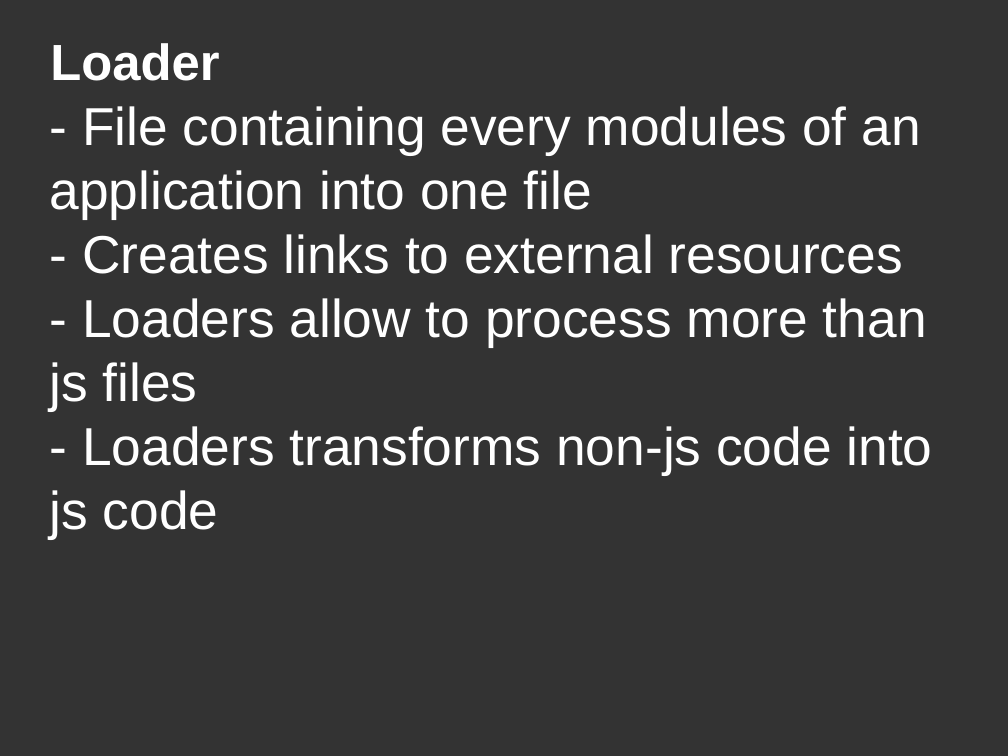
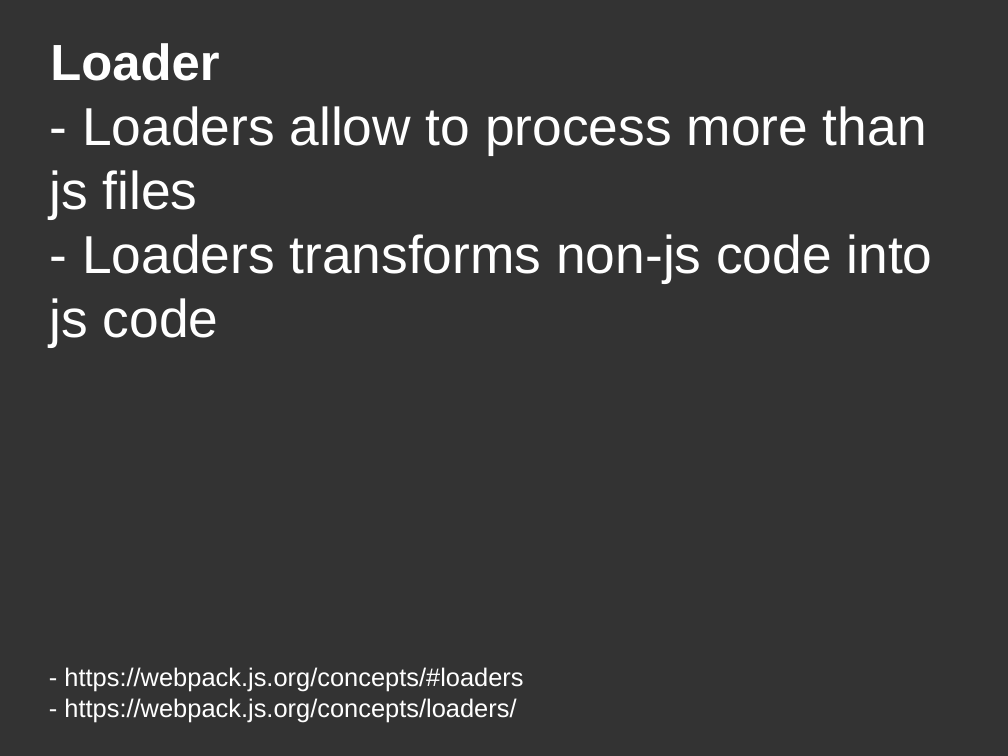
Before and after one commit to DanYellow/misc-tests, a slide deck: slide 7 of webpack-presentation-examples/webpack-part-one-nutshell.odp (slide 6 before the commit). Drawn at 1008x756 pixels with LibreOffice and Linux fonts; fonts in the diff are those of the drawing. Boxes give left, top, right and bottom in pixels: in the first picture for what was removed or moved away, otherwise in the second. Text is boxed around its words. In the diff, an @@ line names an element or a change of style, - is before the commit and + after.

```diff
--- a/webpack-presentation-examples/webpack-part-one-nutshell.odp
+++ b/webpack-presentation-examples/webpack-part-one-nutshell.odp
@@ title at bbox=[50, 106, 933, 348]: text changed @@
-- File containing every modules of an application into one file
-- Creates links to external resources
-- Loaders allow to process more than js files
-- Loaders transforms non-js code into js code
+- Loaders allow to process more than js files
+- Loaders transforms non-js code into js code
@@ title added at bbox=[64, 667, 523, 722], 20 pt, text #FFFFFF @@
+- https://webpack.js.org/concepts/#loaders
+- https://webpack.js.org/concepts/loaders/
```
Also in this commit, not shown: 6 other slides changed, 1 slide added, 5 other files.
